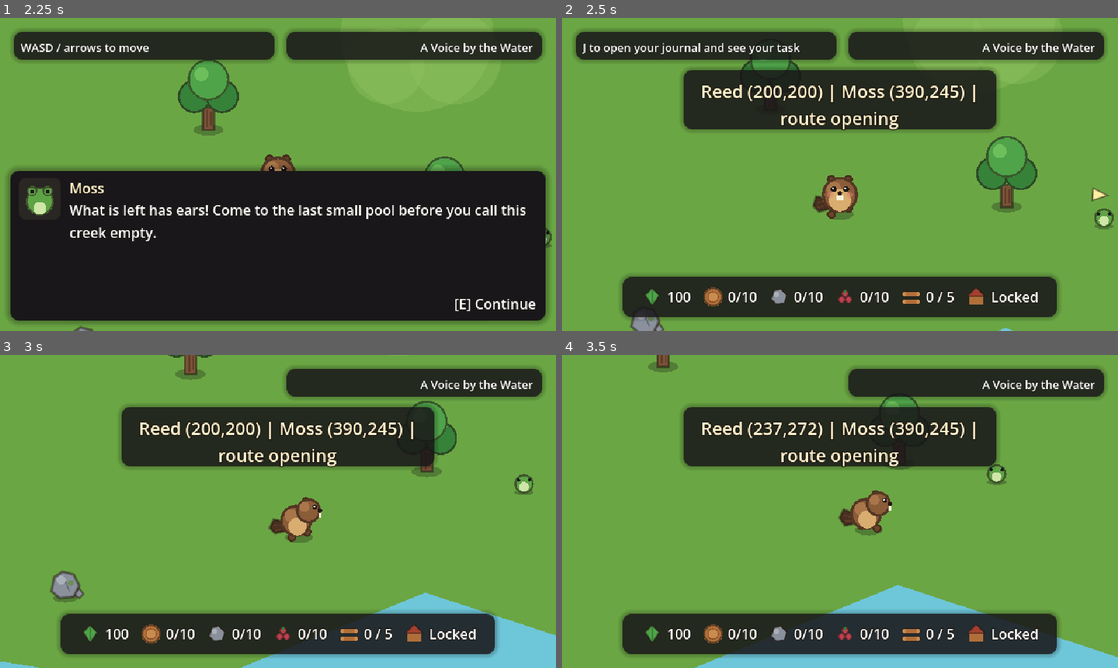
Above: before the commit, frames 1-4 (two rows, left to right).
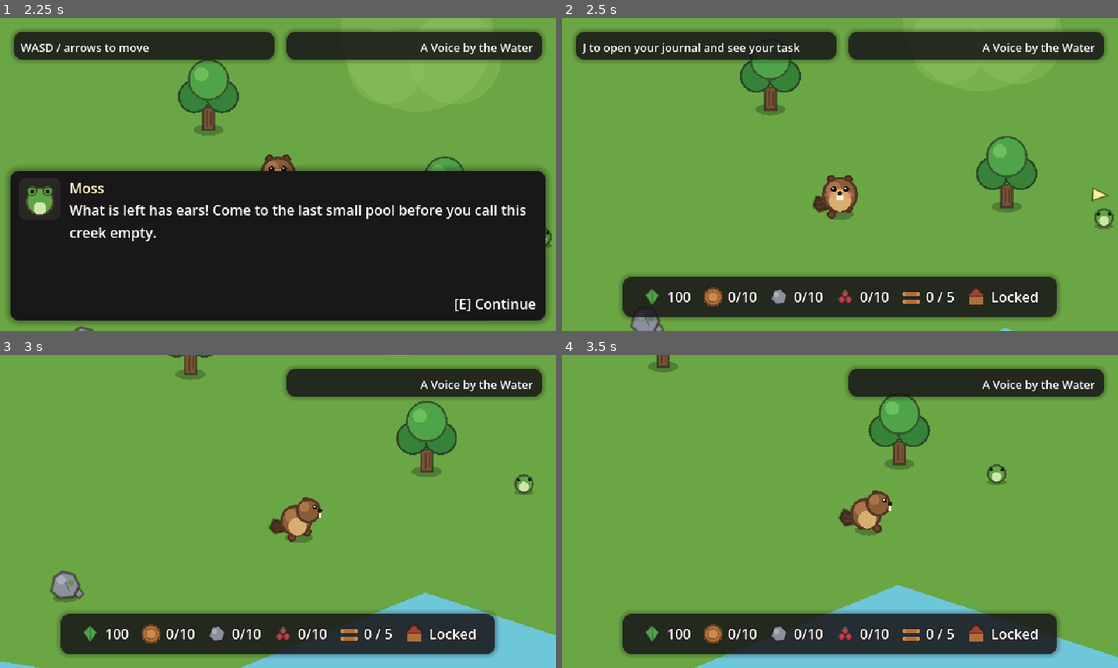
Above: after the commit, the same moments.

Repository: CrowderSoup/dam-it
Game: Godot game, scene res://scenes/ui/title_screen.tscn
The game is run twice, just before and just after one commit, with the same random seed, the same clock (stepped at 60 frames per second) and the same inputs.
Inputs (mouse positions are in pixels of both pictures, inside the frame that each line leads up to):
- Up to frame 1 (2.25 s): click "New Game" at 0.5 s; tap Enter at 1.25 s; move the mouse to (400, 158) at 1.27 s; hold D (move_right) 1.28-2.03 s; hold E (interact) 1.28-2.03 s; click (400, 158) at 1.42 s; tap Space at 1.52 s; tap P at 1.55, 2.1 s; tap R (restart) at 2 s; move the mouse to (166, 190) at 2.02 s; hold S (move_down) from 2.03 s (still down)
- Up to frame 2 (2.5 s): keep holding S (move_down); tap Space at 2.27 s; tap E (interact) at 2.3 s
- Up to frame 3 (3 s): move the mouse to (333, 442) at 2.77 s; release S (move_down) at 2.78 s; hold D (move_right) from 2.78 s (still down); hold E (interact) from 2.78 s (still down)
- Up to frame 4 (3.5 s): keep holding D (move_right); keep holding E (interact); tap P at 3.05 s

Frame 1 is identical in both runs. In frame 2, 11% of the frame differs, in the area x 21-79%, y 15-36%; in frame 3, 11%; in frame 4, 11%.

Commit message:
Use Web-safe resident route arrays

Diff:
--- a/scenes/main/main.gd
+++ b/scenes/main/main.gd
@@ -42,11 +42,10 @@
 var _storm_timer: Timer
 var _raccoon_timer: Timer
 var _act_one_ending_was_eligible := false
-var _moss_diagnostic_shown := false
 
 func _ready() -> void:
 	hud.set_camera(camera)
-	player.interaction_option_changed.connect(_on_interaction_option_changed)
+	player.interaction_option_changed.connect(hud.set_action_prompt)
 	player.interaction_failed.connect(hud.show_failure)
 	for slot in dam_slots.get_children():
 		slot.leak_changed.connect(_update_storm_indicator)
@@ -92,37 +91,8 @@
 	_refresh_story_indicator()
 
 func _unhandled_input(event: InputEvent) -> void:
-	# Temporary #47 cross-platform diagnostic. P is intentionally not an
-	# InputMap action, so this cannot alter normal gameplay or saved state.
-	# Showing the same world coordinates in native and Web builds distinguishes
-	# resident-state divergence from camera/render projection immediately.
-	if event is InputEventKey and event.pressed and not event.echo \
-			and (event.physical_keycode == KEY_P or event.keycode == KEY_P):
-		_show_position_diagnostic()
-		get_viewport().set_input_as_handled()
-		return
 	if event.is_action_pressed("restart") and not act_one_ending.is_active():
 		game_menu.request_new_game()
-
-func _show_position_diagnostic() -> void:
-	var moss: Resident = $Residents/Moss
-	var message := "Reed %s | Moss %s | route %s" % [
-		_format_position(player.global_position),
-		_format_position(moss.global_position),
-		moss.get_active_route_id(),
-	]
-	print("POSITION DIAGNOSTIC: " + message)
-	hud.show_toast(message, 30.0)
-
-func _on_interaction_option_changed(option: InteractionOption) -> void:
-	hud.set_action_prompt(option)
-	if _moss_diagnostic_shown or option == null or option.label != "Talk to Moss":
-		return
-	_moss_diagnostic_shown = true
-	_show_position_diagnostic()
-
-func _format_position(value: Vector2) -> String:
-	return "(%d,%d)" % [roundi(value.x), roundi(value.y)]
 
 func _on_dialogue_started(_dialogue_id: String) -> void:
 	game_menu.process_mode = Node.PROCESS_MODE_DISABLED
@@ -138,10 +108,6 @@
 		game_menu.process_mode = Node.PROCESS_MODE_ALWAYS
 		journal.process_mode = Node.PROCESS_MODE_ALWAYS
 	_refresh_act_one_ending_eligibility()
-	if not _moss_diagnostic_shown \
-			and ActOneController.get_current_objective_id() == "meet_moss":
-		_moss_diagnostic_shown = true
-		_show_position_diagnostic()
 
 ## Shared by the "restart" shortcut and the game menu's "New Game" button.
 func _start_new_game() -> void:
--- a/scenes/main/main.tscn
+++ b/scenes/main/main.tscn
@@ -192,10 +192,10 @@
 speaker_id = "moss"
 resident_name = "Moss"
 dialogue_ids = PackedStringArray("moss_post_chapter", "moss_intro", "moss_supplies_ready", "pond_returns", "moss_lodge_foundation", "moss_lodge_walls")
-opening_points = PackedVector2Array(390, 245, 450, 270)
-restored_points = PackedVector2Array(620, 500, 700, 520, 820, 500)
-stage_one_points = PackedVector2Array(620, 500, 700, 610, 780, 610)
-post_chapter_points = PackedVector2Array(700, 610, 780, 610, 700, 520, 620, 500)
+opening_points = Array[Vector2]([Vector2(390, 245), Vector2(450, 270)])
+restored_points = Array[Vector2]([Vector2(620, 500), Vector2(700, 520), Vector2(820, 500)])
+stage_one_points = Array[Vector2]([Vector2(620, 500), Vector2(700, 610), Vector2(780, 610)])
+post_chapter_points = Array[Vector2]([Vector2(700, 610), Vector2(780, 610), Vector2(700, 520), Vector2(620, 500)])
 
 [node name="Visual" parent="Residents/Moss" index="0"]
 kind = 0
@@ -206,11 +206,11 @@
 resident_name = "Eddy"
 availability = 1
 dialogue_ids = PackedStringArray("eddy_post_chapter", "eddy_flow_check")
-opening_points = PackedVector2Array(740, 400)
-restored_points = PackedVector2Array(700, 430, 780, 455)
+opening_points = Array[Vector2]([Vector2(740, 400)])
+restored_points = Array[Vector2]([Vector2(700, 430), Vector2(780, 455)])
 settled_objective_id = "check_eddy_route"
-settled_points = PackedVector2Array(650, 450, 760, 480, 860, 440)
-post_chapter_points = PackedVector2Array(650, 450, 760, 480, 860, 440, 800, 400)
+settled_points = Array[Vector2]([Vector2(650, 450), Vector2(760, 480), Vector2(860, 440)])
+post_chapter_points = Array[Vector2]([Vector2(650, 450), Vector2(760, 480), Vector2(860, 440), Vector2(800, 400)])
 
 [node name="Visual" parent="Residents/Eddy" index="0"]
 kind = 2
@@ -222,10 +222,10 @@
 availability = 2
 availability_objective_id = "answer_marnie"
 dialogue_ids = PackedStringArray("marnie_post_chapter", "marnie_upstream_call")
-opening_points = PackedVector2Array(550, 460, 500, 430)
+opening_points = Array[Vector2]([Vector2(550, 460), Vector2(500, 430)])
 settled_objective_id = "answer_marnie"
-settled_points = PackedVector2Array(500, 430, 460, 390, 500, 350)
-post_chapter_points = PackedVector2Array(500, 350, 460, 390, 520, 410)
+settled_points = Array[Vector2]([Vector2(500, 430), Vector2(460, 390), Vector2(500, 350)])
+post_chapter_points = Array[Vector2]([Vector2(500, 350), Vector2(460, 390), Vector2(520, 410)])
 
 [node name="Visual" parent="Residents/Marnie" index="0"]
 kind = 1
--- a/scenes/world/resident.gd
+++ b/scenes/world/resident.gd
@@ -12,18 +12,22 @@
 @export var availability: Availability = Availability.ALWAYS
 @export var availability_objective_id: String = ""
 @export var dialogue_ids: PackedStringArray = []
-@export var opening_points: PackedVector2Array = []
-@export var restored_points: PackedVector2Array = []
-@export var stage_one_points: PackedVector2Array = []
+## Use ordinary typed arrays rather than PackedVector2Array for authored
+## routes. Godot 4.7.2's Web export dropped the packed-array override on these
+## nested Resident scene instances, leaving Moss at the fallback (0,0), while
+## native builds restored the same property correctly.
+@export var opening_points: Array[Vector2] = []
+@export var restored_points: Array[Vector2] = []
+@export var stage_one_points: Array[Vector2] = []
 @export var settled_objective_id: String = ""
-@export var settled_points: PackedVector2Array = []
-@export var post_chapter_points: PackedVector2Array = []
+@export var settled_points: Array[Vector2] = []
+@export var post_chapter_points: Array[Vector2] = []
 @export var move_speed := 24.0
 @export var pause_seconds := 1.4
 
 var highlighted := false
 var _route_id := "opening"
-var _route_points: PackedVector2Array = []
+var _route_points: Array[Vector2] = []
 var _waypoint_index := 0
 var _pause_remaining := 0.0
 
@@ -58,12 +62,12 @@
 
 	var selected := _select_route()
 	var next_route_id: String = selected[0]
-	var next_points: PackedVector2Array = selected[1]
+	var next_points: Array[Vector2] = selected[1]
 	var route_changed := next_route_id != _route_id or next_points != _route_points
 	_route_id = next_route_id
 	_route_points = next_points
 	if _route_points.is_empty():
-		_route_points = PackedVector2Array([global_position])
+		_route_points = [global_position]
 	if snap_to_route or not was_available:
 		_waypoint_index = 1 if _route_points.size() > 1 else 0
 		global_position = _route_points[0]
@@ -139,7 +143,7 @@
 func get_active_route_id() -> String:
 	return _route_id
 
-func get_route_points() -> PackedVector2Array:
+func get_route_points() -> Array[Vector2]:
 	return _route_points.duplicate()
 
 func _draw() -> void:
--- a/tests/narrative_test.gd
+++ b/tests/narrative_test.gd
@@ -24,10 +24,6 @@
 	assert(moss.visible and moss.get_interaction().label == "Talk to Moss")
 	assert(moss.global_position.y < 275.0, "Moss's opening route must stay above the HUD safe edge")
 	assert(main.hud.story_indicator.target == moss, "the first task should point a new player toward Moss")
-	assert(main._moss_diagnostic_shown and main.hud.toast_label.text.contains("Moss (390,245) | route opening"), "the arrival ending should expose Moss's exact position before the player must find them")
-	main._moss_diagnostic_shown = false
-	main._on_interaction_option_changed(moss.get_interaction())
-	assert(main._moss_diagnostic_shown and main.hud.toast_label.text.contains("route opening"), "reaching Moss should show the diagnostic without relying on a debug key")
 	print("OK: the Willowbend arrival leads to a visible, actionable Moss")
 
 	moss.get_interaction().perform.call()
